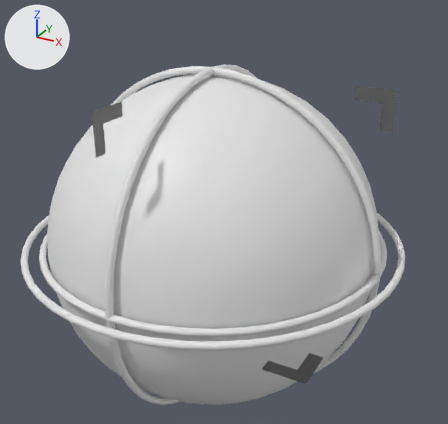
What one commit did to the Blender file Unity/Assets/Imports/assets.blend.
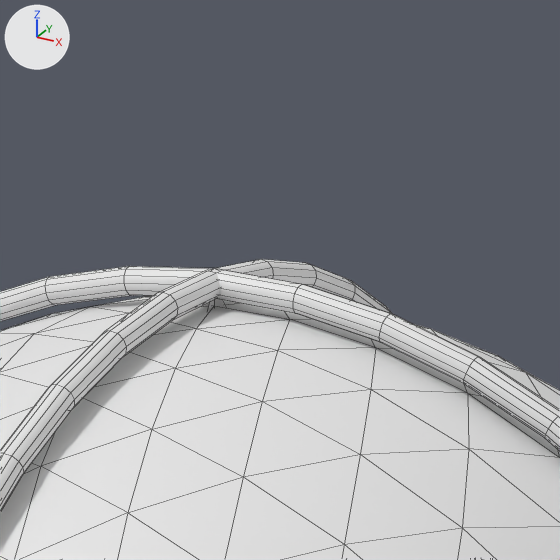
The first picture shows the older version from a camera (50 mm lens) standing at (1.69, -2.94, 1.65) and looking at (0.09, -0.03, 0.2). The close-ups show both versions on the part from 36% to 67% of the width and 0% to 33% of the height of that picture; other places that the commit changed are outside them. The axes (+X, +Y, +Z) are drawn at upper left. The lights are the same throughout. The close-ups show mesh edges as thin lines.
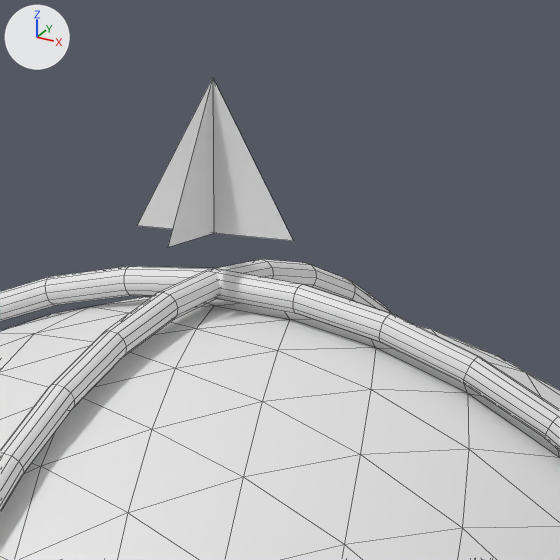
Where the newer file only moved an object's origin or applied its transform, the numbers keep the older frame.

Where the change shows, as pixel boxes (x1, y1, x2, y2) in the close-ups (560 x 560 px):
'Cube.003', moved: before (203, 299, 226, 309); after (137, 78, 293, 247)

What changed in the scene script:
```text
Change me_up:
    where me_up.from_pydata(...)  # 6 vertices, 4 faces; spans x -0.12..0.12, y -0.12..0.12, z -0.033..0.167
    used by ob_cube_003; location = (0.0, 0.0, 0.833)
    me_up part 1: the whole mesh is moved by (0.0, 0.0, 0.1)
Change ob_cube_003:
    ob_cube_003.location: (0.0, 0.0, 0.833) -> (0.0, 0.0, 1.0)
```
